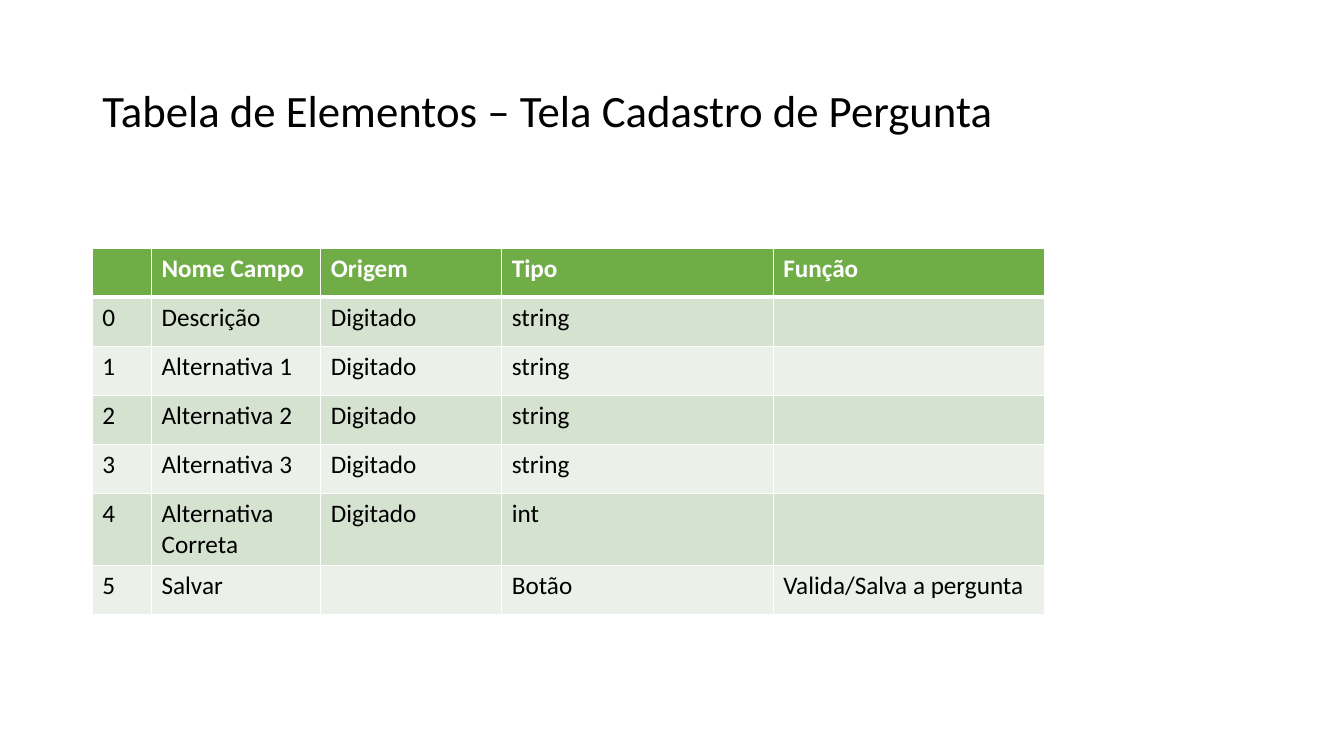
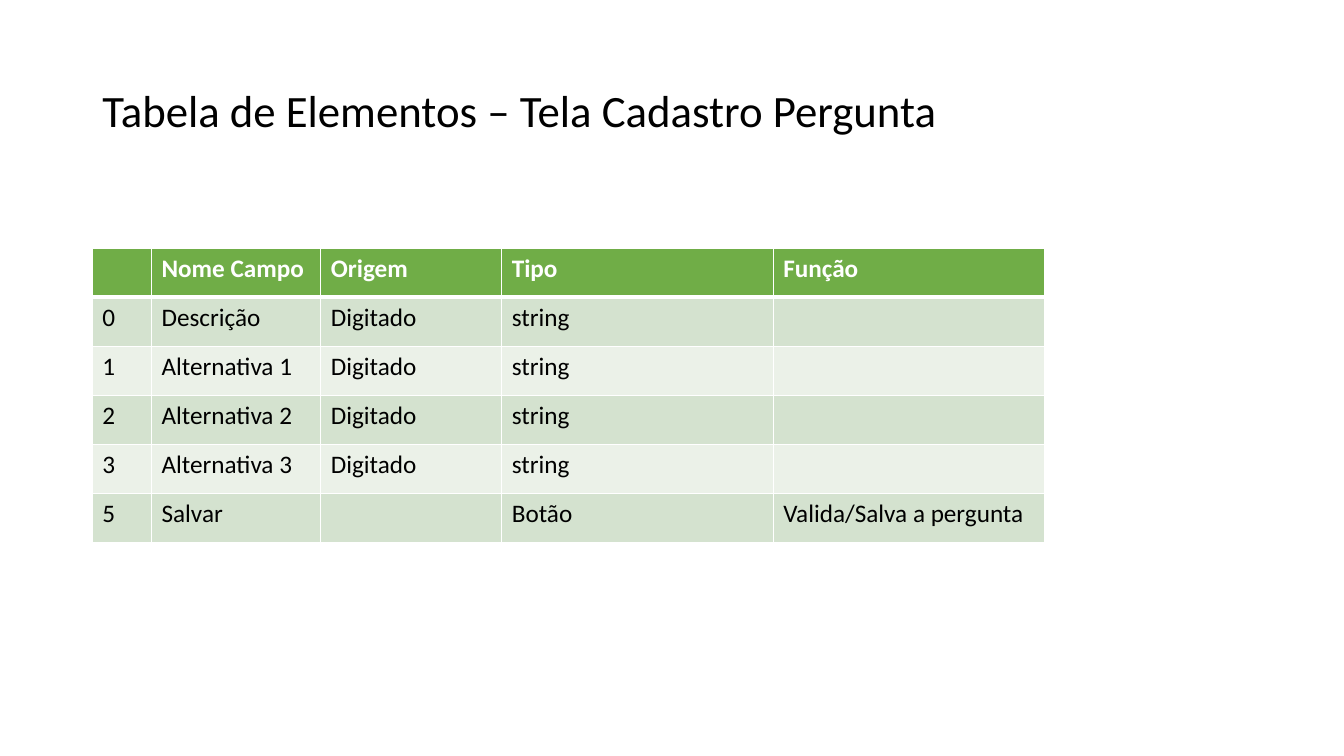
Before and after one commit to NathanReis/FTT-Recicla, a slide deck: slide 16 of DocumentacaoProjeto/Protótipo_Visual.pptx (slide 20 before the commit). Drawn at 1344x756 pixels with LibreOffice and Linux fonts; fonts in the diff are those of the drawing. Boxes give left, top, right and bottom in pixels: in the first picture for what was removed or moved away, otherwise in the second. Text is boxed around its words. In the diff, an @@ line names an element or a change of style, - is before the commit and + after.

```diff
--- a/DocumentacaoProjeto/Protótipo_Visual.pptx
+++ b/DocumentacaoProjeto/Protótipo_Visual.pptx
@@ title at box(102, 96, 936, 135): text changed @@
-Tabela de Elementos – Tela Cadastro de Pergunta
+Tabela de Elementos – Tela Cadastro Pergunta
@@ table at box(93, 248, 1046, 543) @@
-row 6: 4 | Alternativa Correta | Digitado | int | 
```
Also in this commit, not shown: 10 other slides changed, 4 slides removed.
